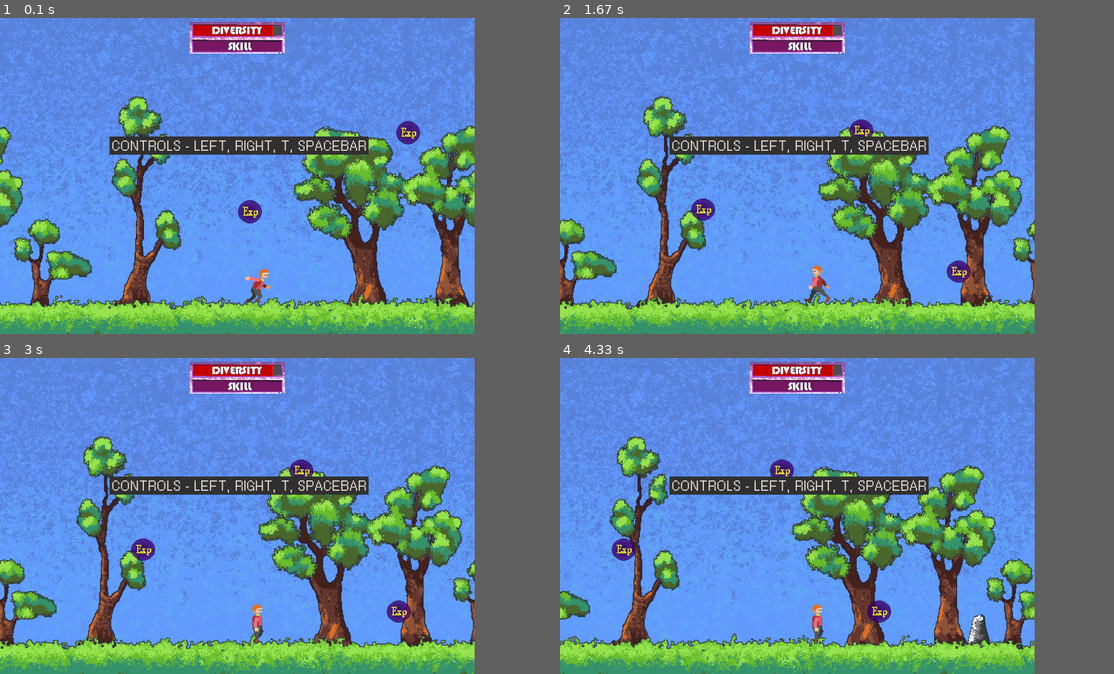
Above: before the commit, frames 1-4 (two rows, left to right).
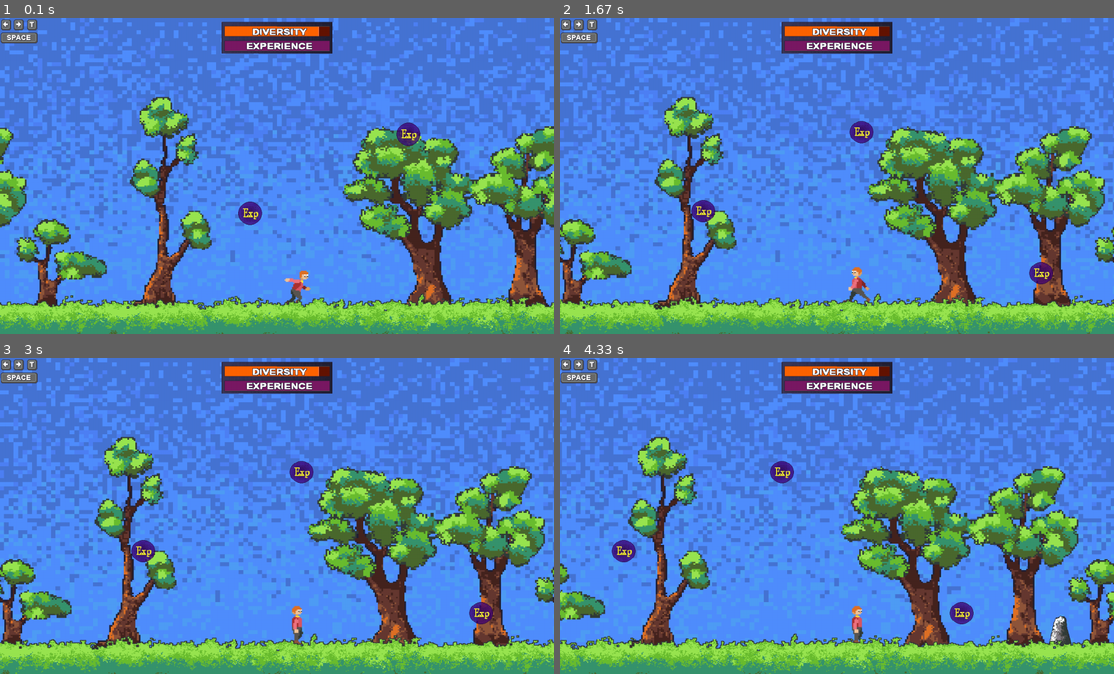
Above: after the commit, the same moments.

Repository: mupersega/Pygame_Platformer
Game: pygame game, started from main.py
Same seed, same stepped clock (60 frames per second), same inputs: the game is played once before the commit and once after it.
Inputs:
- Up to frame 1 (0.1 s): no input
- Up to frame 2 (1.67 s): hold Right 0.33-0.8 s; hold Right 0.83-1.3 s; hold Left from 1.33 s (still down)
- Up to frame 3 (3 s): release Left at 1.87 s; hold Left 1.9-2.3 s; hold Right 2.33-2.97 s
- Up to frame 4 (4.33 s): tap Space at 3 s; hold Left 3.33-3.8 s; hold Right 3.83-4.3 s
The window is 771x514 before the commit and 900x514 after it. Grey fills any space a smaller window leaves; there, only what the larger window draws over its background counts as a difference.

The runs differ from the first frame. In frame 1, 56% of the frame differs, in the area x 0-100%, y 0-100%; in frame 2, 56%; in frame 3, 56%; in frame 4, 57%.

Commit message:
Added more rocks, controls, and fixed the final problems.

Diff:
--- a/classes/banner.py
+++ b/classes/banner.py
@@ -11,6 +11,9 @@
 		self.rect = pygame.Rect(
 			(self.game.width / 2 - self.render.get_width() / 2, self.game.ui.rect.bottom + 10), self.render.get_size())
 		self.life = 400
+		self.backdrop = pygame.Surface(self.rect.size)
+		self.backdrop.fill((0, 0, 0))
+		self.backdrop.set_alpha(100)
 		self.y_offset = 0
 
 	def update(self):
@@ -23,7 +26,8 @@
 			self.kill()
 
 	def draw(self):
-		self.screen.blit(self.render, self.rect.topleft)
+		self.screen.blit(self.backdrop, self.rect.topleft)
+		self.screen.blit(self.render, (self.rect.left + 1, self.rect.top + 2))
 
 	def kill(self):
 		if self in self.game.banners.copy():
@@ -32,28 +36,3 @@
 	def loop(self):
 		self.update()
 		self.draw()
-
-
-class Controls(Banner):
-	def __init__(self, game, text):
-		super().__init__(game, text)
-		self.screen = game.screen
-		self.rect = pygame.Rect((self.game.width / 2 - self.render.get_width() / 2, 300), self.render.get_size())
-		self.life = 1000
-
-	def kill(self):
-		if self in self.game.controls_banners.copy():
-			self.game.controls_banners.remove(self)
-
-	def update(self):
-		self.life -= 1
-		if self.life <= 0:
-			self.kill()
-
-	def draw(self):
-		pygame.draw.rect(self.screen, [50, 50, 50], (self.rect.topleft, (self.rect.width + 10, self.rect.height + 10)))
-		self.screen.blit(self.render, (self.rect.left + 5, self.rect.top + 10))
-
-	def loop(self):
-		self.update()
-		self.draw()
--- a/classes/game.py
+++ b/classes/game.py
@@ -7,7 +7,7 @@
 from classes.player import Player
 from classes.scrolling_object import Structure, Obstacle, Skill
 from classes.ui import Ui
-from classes.banner import Banner, Controls
+from classes.banner import Banner
 from classes.sounds import Sounds
 from utilities.skills import skills_info
 
@@ -18,8 +18,10 @@
 # IMAGES
 # - Backgrounds - #
 grass_bg = pygame.image.load('./assets/full_bg_grass-min.png')
-sky_bg = pygame.image.load('./assets/full_bg_sky-min.png')
-trees_bg = pygame.image.load('./assets/full_bg_trees-min.png')
+sky_bg = pygame.image.load('./assets/full_bg_sky.png')
+sky_bg.set_alpha(None)
+trees_bg = pygame.image.load('./assets/full_bg_trees.png')
+trees_bg.set_colorkey([0, 0, 0])
 shrubs_bg = pygame.image.load('./assets/full_bg_shrubs-min.png')
 # - Player - #
 player_spritesheet = pygame.transform.scale(pygame.image.load('./assets/character-min.png'), (100 * 4, 100 * 4))
@@ -30,13 +32,16 @@
 # - Obstacles - #
 rocks = [
 	pygame.image.load('./assets/rock_1-min.png'),
-	pygame.image.load('./assets/rock_2-min.png')
+	pygame.image.load('./assets/rock_2-min.png'),
+	pygame.image.load('./assets/rock_3-min.png')
 ]
 # - Exp - #
 exp_img = pygame.image.load('./assets/exp-min.png')
 # - UI - #
-ui_img = pygame.image.load('./assets/ui-min.png')
+ui_img = pygame.image.load('./assets/ui.png')
 # - Banners - #
+controls_img = pygame.image.load('./assets/controls.png')
+controls_img.set_colorkey([0, 0, 0])
 banners = [
 	pygame.image.load('./assets/banner-min.png'),
 ]
@@ -54,7 +59,7 @@
 		pygame.display.set_caption("My coding journey.")
 
 		# Game Settings
-		self.ground_level = int(self.height * .90)
+		self.ground_level = int(self.height * .905)
 		self.fps = 90
 		# Different states and their accompanying information
 		self.max_skills = 4
@@ -93,7 +98,6 @@
 		self.triggers = []
 		self.particles = []
 		self.banners = []
-		self.controls_banners = [Controls(self, "CONTROLS - LEFT, RIGHT, T, SPACEBAR")]
 		self.setup_on_start()
 
 	def setup_on_start(self):
@@ -199,13 +203,14 @@
 			# Spawning
 			self.spawn()
 			# Drawing and loops
-			self.screen.fill([40, 40, 100])
+			self.screen.fill([100, 100, 100])
 			self.run_loops(self.backgrounds)
 			# pygame.draw.line(self.screen, [100, 0, 0], (0, self.ground_level), (self.width, self.ground_level))
 			self.run_loops(self.structures, self.particles, self.obstacles, self.skills)
 			self.run_loop(self.player)
 			self.run_loops(self.foregrounds)
-			self.run_loops(self.banners, self.controls_banners)
+			self.run_loops(self.banners)
 			self.run_loop(self.ui)
+			self.screen.blit(controls_img, (0, 0))
 			pygame.display.update()
 			pygame.time.Clock().tick(self.fps)
--- a/classes/ui.py
+++ b/classes/ui.py
@@ -10,9 +10,10 @@
 		self.width = self.game.width * .2
 		self.height = self.game.height * .1
 		self.rect = pygame.Rect((self.game.width / 2 - self.width / 2, 10), (self.width, self.height))
-		self.diversity_rect = pygame.Rect(self.rect.left, self.rect.top, self.rect.width, self.rect.height / 2)
-		self.skills_rect = pygame.Rect(self.rect.left, self.rect.centery, self.rect.width, self.rect.height / 2)
+		self.diversity_rect = pygame.Rect(self.rect.left, self.rect.top, self.rect.width - 2, self.rect.height / 2 - 2)
+		self.skills_rect = pygame.Rect(self.rect.left, self.rect.centery, self.rect.width - 2, self.rect.height / 2 - 2)
 		self.image = pygame.transform.scale(img, self.rect.size).convert()
+		self.image.set_colorkey((0, 0, 0))
 
 		self.skilldust_this_lvl = int(self.game.state_dict["skill_dust"])
 		self.skills = 0
@@ -37,15 +38,15 @@
 
 	def draw(self):
 		# Background
-		pygame.draw.rect(self.screen, [80, 80, 80], self.diversity_rect)
+		pygame.draw.rect(self.screen, [100, 20, 0], self.diversity_rect)
 		pygame.draw.rect(self.screen, [122, 25, 100], self.skills_rect)
 		# Main
-		pygame.draw.rect(self.screen, [200, 0, 0], (self.rect.topleft, (
+		pygame.draw.rect(self.screen, [255, 100, 0], (self.rect.topleft, (
 			self.width * self.diversity / self.total_diversity, self.height * .5)))
 		pygame.draw.rect(self.screen, [255, 50, 200], (self.skills_rect.topleft, (
 			self.width * self.skills / self.skilldust_this_lvl, self.height * .5)))
 		# Line
-		pygame.draw.line(self.screen, [255, 100, 100], (
+		pygame.draw.line(self.screen, [255, 150, 150], (
 			self.diversity_x, self.diversity_rect.top), (self.diversity_x, self.diversity_rect.bottom), width=1)
 		pygame.draw.line(self.screen, [255, 100, 230], (
 			self.skills_x, self.skills_rect.top), (self.skills_x, self.skills_rect.bottom), width=1)
--- a/main.py
+++ b/main.py
@@ -1,6 +1,6 @@
 from classes.game import Game
 
-SCREEN_WIDTH = 1200
+SCREEN_WIDTH = 1400
 SCREEN_HEIGHT = 800
 
 game = Game(SCREEN_WIDTH, SCREEN_HEIGHT)
Binary file changed: assets/coder_academy-min.png
Binary file added: assets/controls.png
Binary file changed: assets/full_bg_sky-min.png
Binary file added: assets/full_bg_sky.png
Binary file added: assets/full_bg_trees.png
Binary file changed: assets/rock_1-min.png
Binary file added: assets/rock_3-min.png
Binary file removed: assets/ui-min.png
Binary file added: assets/ui.png
